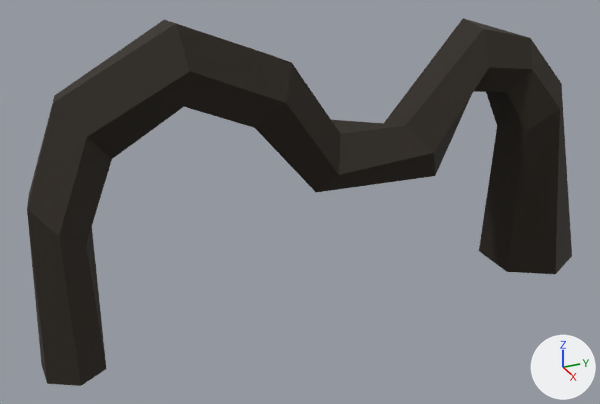
The glTF model assets/synty/synty-tree-swamp-root-02.gltf as it was, and as the next commit left it.
Camera for both pictures: a 50 mm lens placed at (1.041, -0.533, 0.466), pointed at (0.01, -0.069, -0.049). Every picture has the same lights, and +X, +Y and +Z are marked at lower right. The older version comes first. Vertices at exactly the same position are counted once.

Names of what the first picture shows: 'SM_Tree_Swamp_Root_02'.
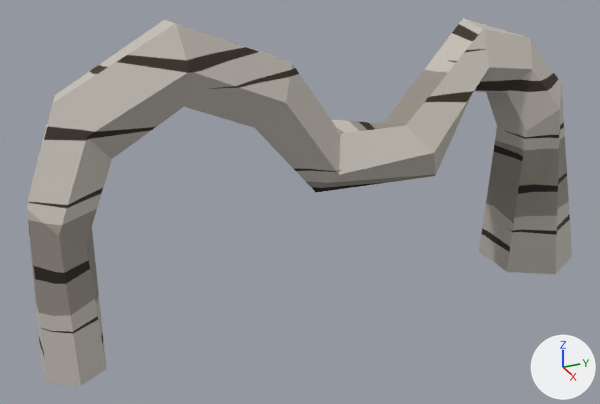
The change, as a diff of the scene's bpy script:
```diff
--- a/assets/synty/synty-tree-swamp-root-02.gltf.py
+++ b/assets/synty/synty-tree-swamp-root-02.gltf.py
@@ mat_lambert28 @@
 mat_lambert28 = bpy.data.materials.new('lambert28')
-# nodes: BsdfPrincipled, Mix, OutputMaterial, TexImage
-# colours: light grey #cccccc
+# nodes: BsdfPrincipled, Math x2, OutputMaterial, TexImage
 # uses the picture img_image_0
@@ me_sm_tree_swamp_root_02 @@
 me_sm_tree_swamp_root_02.from_pydata(...)  # 66 vertices, 120 faces; spans x -0.09..0.12, y -0.464..0.456, z -0.244..0.244
 # used by ob_sm_tree_swamp_root_02; location = (0.0, 0.0, 0.0)
+# me_sm_tree_swamp_root_02 part 1: texture (UV) coordinates of 120 of 120 faces, centred in x -0.072..0.1, y -0.461..0.42, z -0.176..0.219, changed; they spanned u 0.69..0.69, v 0.36..0.36 and now span u -0.64..0.65, v 0.44..1.42
 me_sm_tree_swamp_root_02.materials.append(mat_lambert28)
```

Location of each change, (x1, y1, x2, y2) in pixels of the pictures (600 x 404 px):
'SM_Tree_Swamp_Root_02', recoloured, surface changed (black to grey): (27, 18, 572, 386) in both
